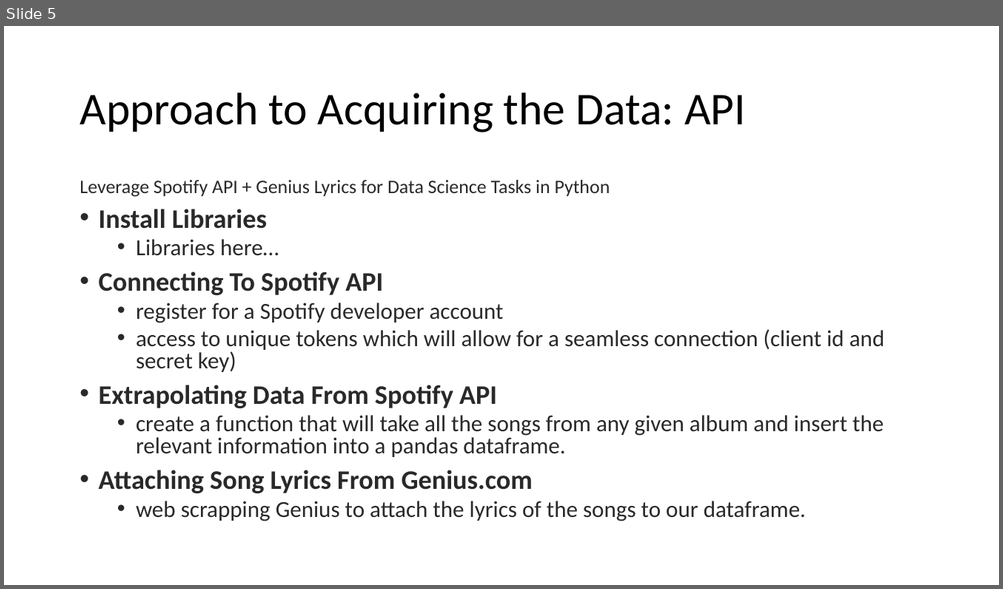
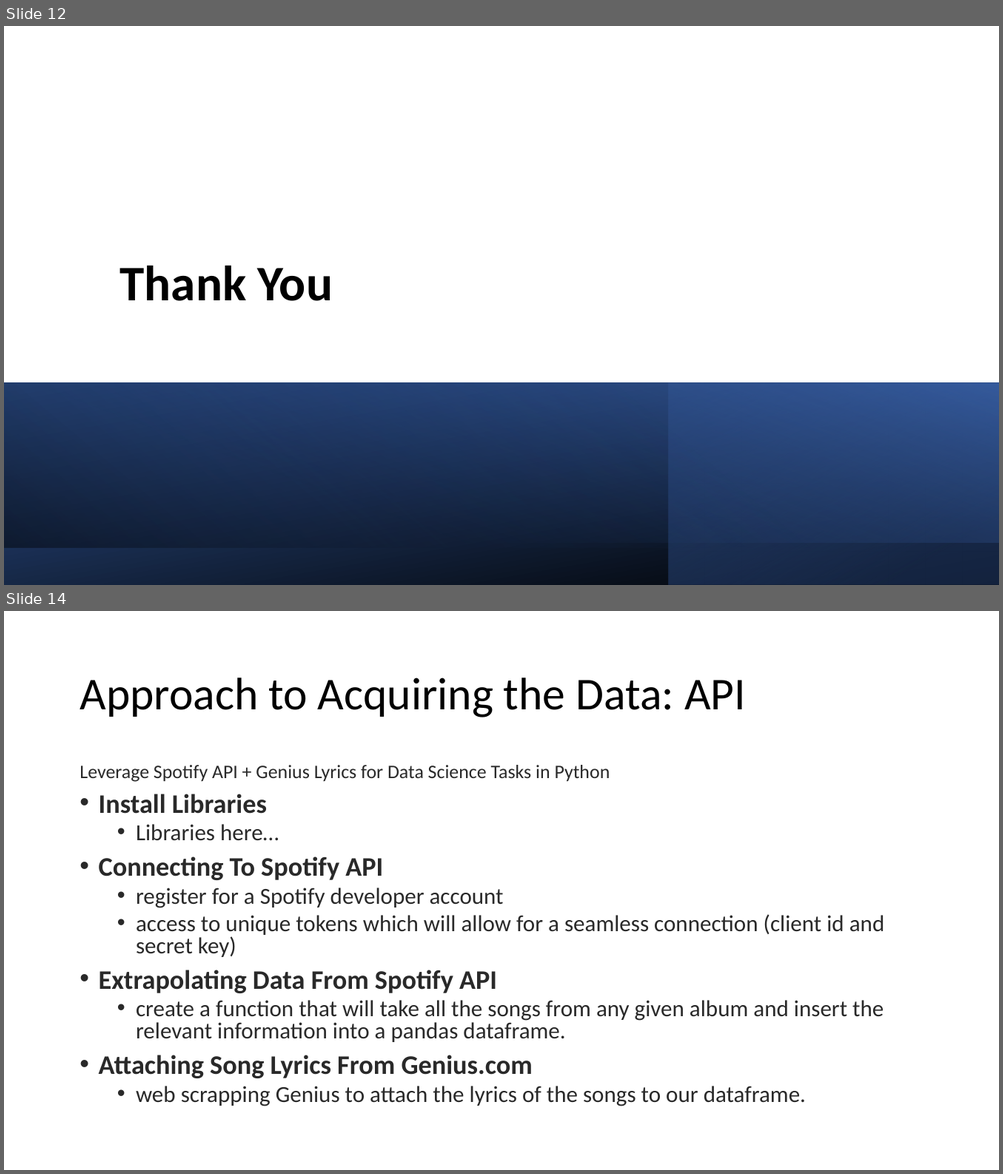
Before and after one commit to TrevorPawlewicz/DSCI-511-Course-Project, a slide deck: Presentation PowerPoint/Project-Presentation-Template.pptx. Shown one above the other, each under a label of ours: slide 5 before the commit, slides 12 and 14 after it; the slides between them are not shown. The pictures are 1003x589 and 1003x1174 pixels, drawn with LibreOffice and Linux fonts; fonts in the diff are those of the drawing. Boxes give left, top, right and bottom in pixels: in the first picture for what was removed or moved away, otherwise in the second. Text is boxed around its words. In the diff, an @@ line names an element or a change of style, - is before the commit and + after.

```diff
--- a/Presentation PowerPoint/Project-Presentation-Template.pptx
+++ b/Presentation PowerPoint/Project-Presentation-Template.pptx
@@ slide 12 added at (x1=4, y1=26, x2=999, y2=585), background #FFFFFF @@
@@ title added at (x1=120, y1=266, x2=333, y2=301), 48 pt, text #000000, bold @@
+Thank You
@@ rectangle added at (x1=4, y1=383, x2=999, y2=585), fill gradient #2F5597 to #000000 @@
@@ rectangle added at (x1=4, y1=383, x2=999, y2=543), fill gradient #203864 to #4472C4 @@
@@ rectangle added at (x1=4, y1=383, x2=999, y2=548), fill gradient #203864 to #000000 @@
@@ rectangle added at (x1=668, y1=383, x2=999, y2=585), fill gradient #4472C4 to #203864 @@
@@ what was slide 5 is now slide 14 @@
```
Also in this commit, not shown: 7 slides changed, 5 other slides added, 2 slides removed.
